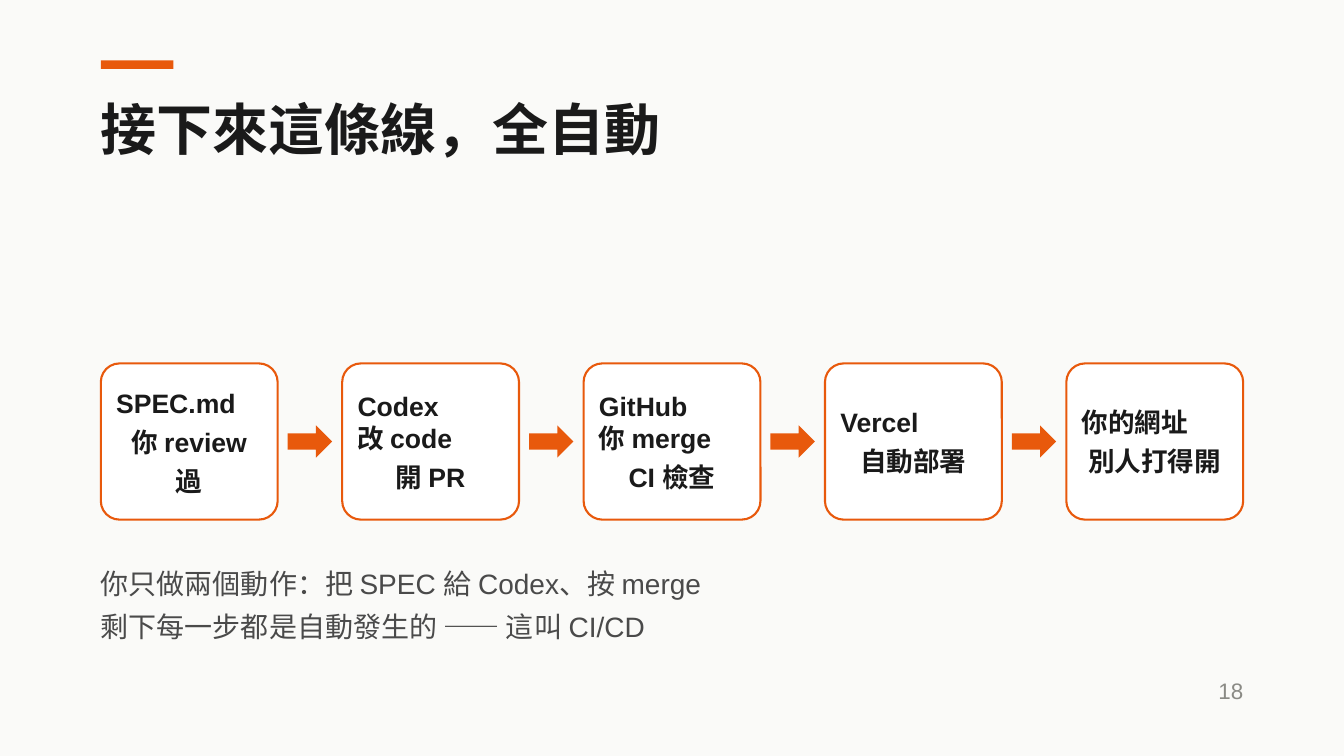
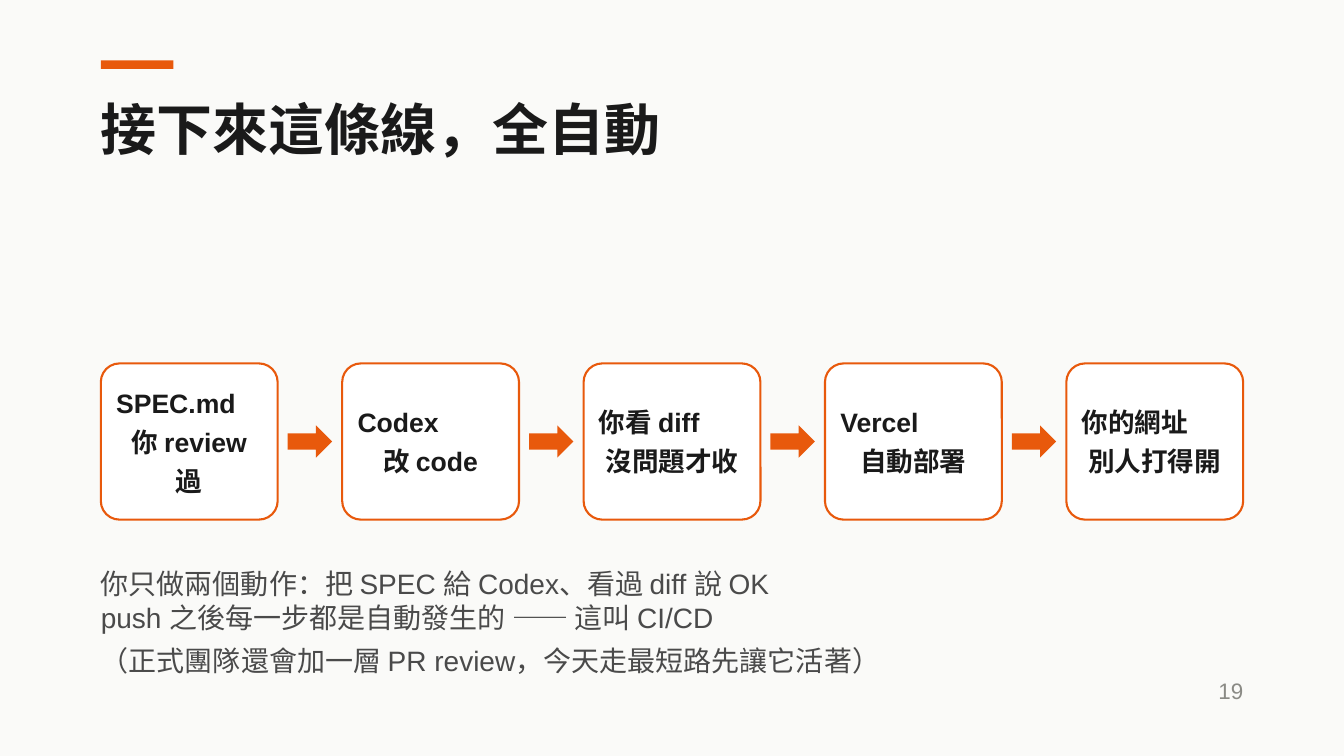
Before and after one commit to aaron20010920/unext-ai-dev-workshop, a slide deck: slide 19 of slides/2026-08-13-AI開發實戰.pptx (slide 18 before the commit). Drawn at 1344x756 pixels with LibreOffice and Linux fonts; fonts in the diff are those of the drawing. Boxes give left, top, right and bottom in pixels: in the first picture for what was removed or moved away, otherwise in the second. Text is boxed around its words. In the diff, an @@ line names an element or a change of style, - is before the commit and + after.

```diff
--- a/slides/2026-08-13-AI開發實戰.pptx
+++ b/slides/2026-08-13-AI開發實戰.pptx
@@ text in rounded rectangle at bbox=[358, 412, 478, 474]: text changed @@
-Codex
-改 code
-開 PR
+Codex
+改 code
@@ text in rounded rectangle at bbox=[599, 409, 739, 474]: text changed @@
-GitHub
-你 merge
-CI 檢查
+你看 diff
+沒問題才收
@@ text at bbox=[101, 570, 880, 674]: text changed @@
-你只做兩個動作：把 SPEC 給 Codex、按 merge
-剩下每一步都是自動發生的 —— 這叫 CI/CD
+你只做兩個動作：把 SPEC 給 Codex、看過 diff 說 OK
+push 之後每一步都是自動發生的 —— 這叫 CI/CD
+（正式團隊還會加一層 PR review，今天走最短路先讓它活著）
@@ text at bbox=[1218, 683, 1243, 699]: text changed @@
-18
+19
```
Also in this commit, not shown: 25 other slides changed, 1 slide added, 3 other files.
